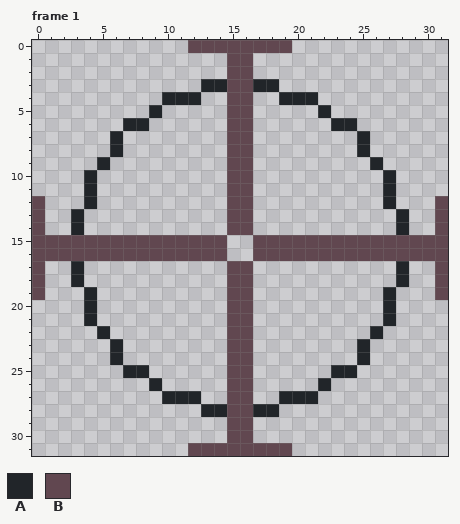
Pixel-art file -- assets/cursor.aseprite. Above is the file before it was changed.
32x32 pixels, 4 frames. Shown: frame 1. The commit also changed other frames, which this record leaves out.
Visible layers, top first: "Layer 1", "Layer 2".
Palette (. is transparent): A #212529  B #614750
Pixels before, frame 1, first column x 0:
 0 ............BBBBBBBB............
 1 ...............BB...............
 2 ...............BB...............
 3 .............AABBAA.............
 4 ..........AAA..BB..AAA..........
 5 .........A.....BB.....A.........
 6 .......AA......BB......AA.......
 7 ......A........BB........A......
 8 ......A........BB........A......
 9 .....A.........BB.........A.....
10 ....A..........BB..........A....
11 ....A..........BB..........A....
12 B...A..........BB..........A...B
13 B..A...........BB...........A..B
14 B..A...........BB...........A..B
15 BBBBBBBBBBBBBBB..BBBBBBBBBBBBBBB
16 BBBBBBBBBBBBBBB..BBBBBBBBBBBBBBB
17 B..A...........BB...........A..B
18 B..A...........BB...........A..B
19 B...A..........BB..........A...B
20 ....A..........BB..........A....
21 ....A..........BB..........A....
22 .....A.........BB.........A.....
23 ......A........BB........A......
24 ......A........BB........A......
25 .......AA......BB......AA.......
26 .........A.....BB.....A.........
27 ..........AAA..BB..AAA..........
28 .............AABBAA.............
29 ...............BB...............
30 ...............BB...............
31 ............BBBBBBBB............
New version:
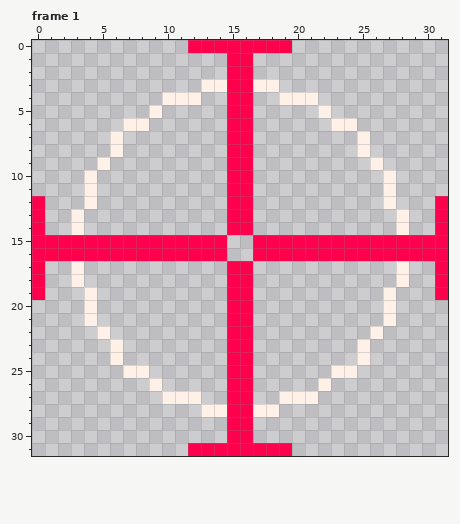
Message: added background and revolver cursor
Edits made:
colour A: #212529 -> #fff1e8
colour B: #614750 -> #ff004d
Changed places in both pictures, as pixel boxes (x1, y1, x2, y2):
changed: (32, 40, 448, 456)
